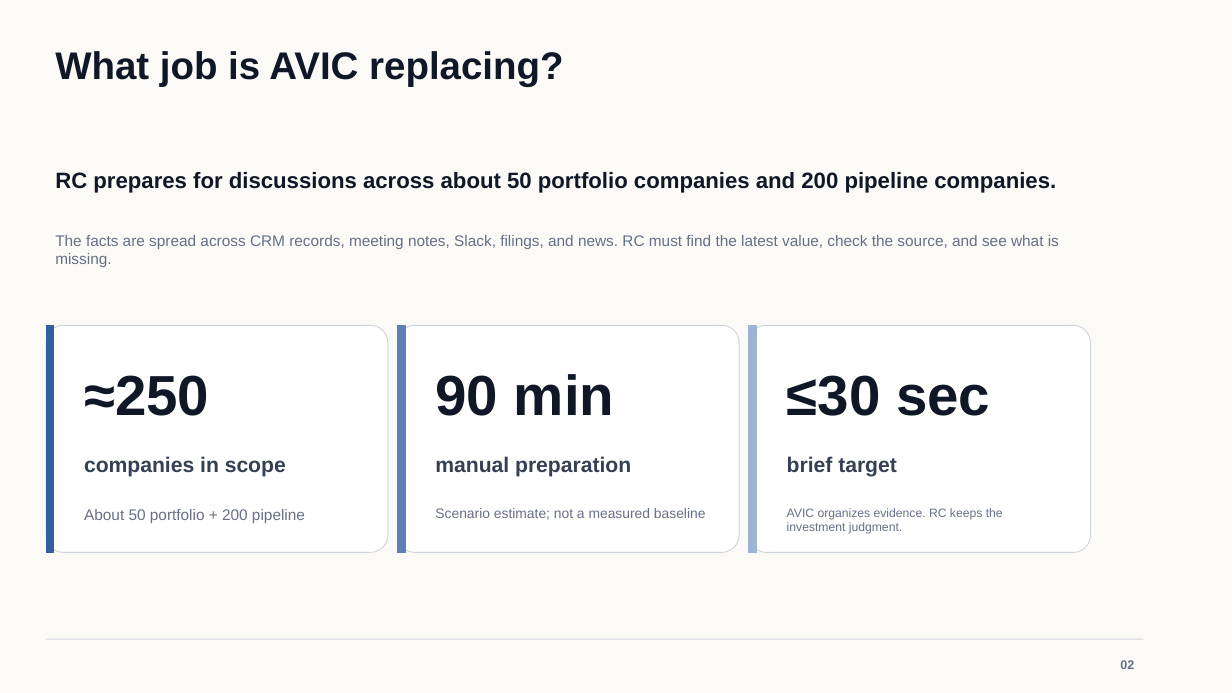
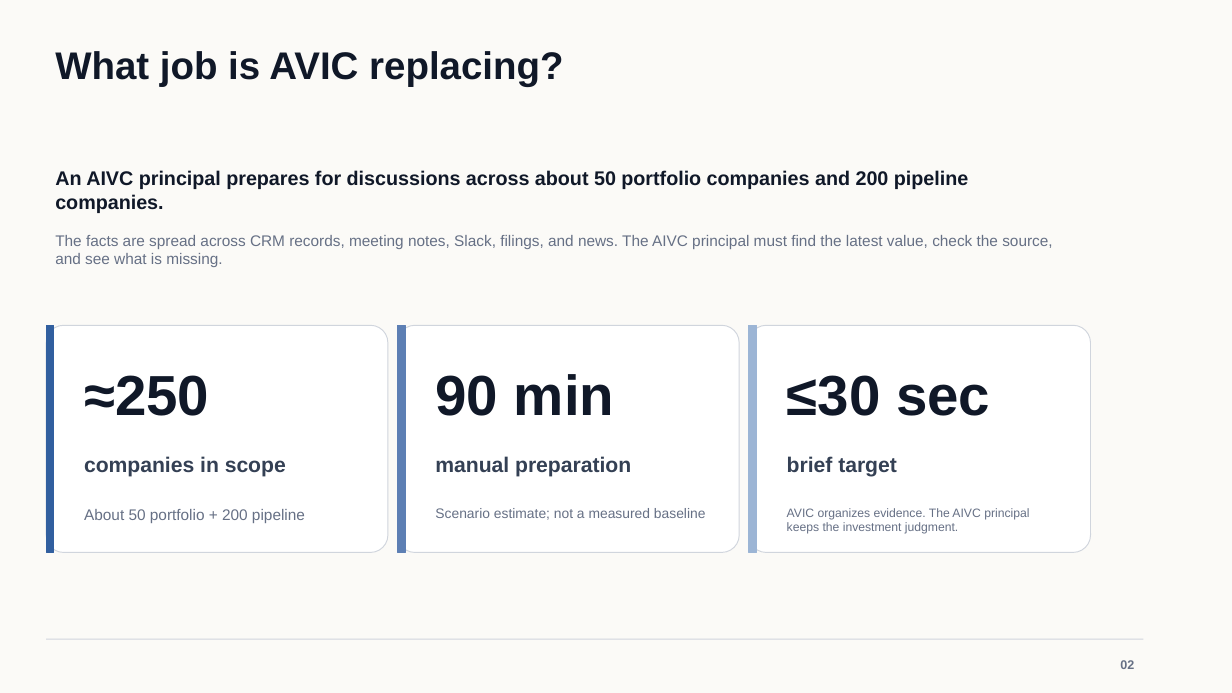
Before and after one commit to osuthorpe/LENS-POC, a slide deck: slide 2 of docs/AVIC-Portfolio-Intelligence-Brief.pptx. Drawn at 1232x693 pixels with LibreOffice and Linux fonts; fonts in the diff are those of the drawing. Boxes give left, top, right and bottom in pixels: in the first picture for what was removed or moved away, otherwise in the second. Text is boxed around its words. In the diff, an @@ line names an element or a change of style, - is before the commit and + after.

Commit message:
Add source-supported brief generation

```diff
--- a/docs/AVIC-Portfolio-Intelligence-Brief.pptx
+++ b/docs/AVIC-Portfolio-Intelligence-Brief.pptx
@@ text at [55, 170, 968, 213]: text changed; size 17.2 to 15.3 pt @@
-RC prepares for discussions across about 50 portfolio companies and 200 pipeline companies.
+An AIVC principal prepares for discussions across about 50 portfolio companies and 200 pipeline companies.
@@ text at [55, 235, 1052, 267]: text changed @@
-The facts are spread across CRM records, meeting notes, Slack, filings, and news. RC must find the latest value, check the source, and see what is missing.
+The facts are spread across CRM records, meeting notes, Slack, filings, and news. The AIVC principal must find the latest value, check the source, and see what is missing.
@@ text at [787, 508, 1029, 534]: text changed @@
-AVIC organizes evidence. RC keeps the investment judgment.
+AVIC organizes evidence. The AIVC principal keeps the investment judgment.
```
Also in this commit, not shown: 11 other slides changed, 18 other files.
